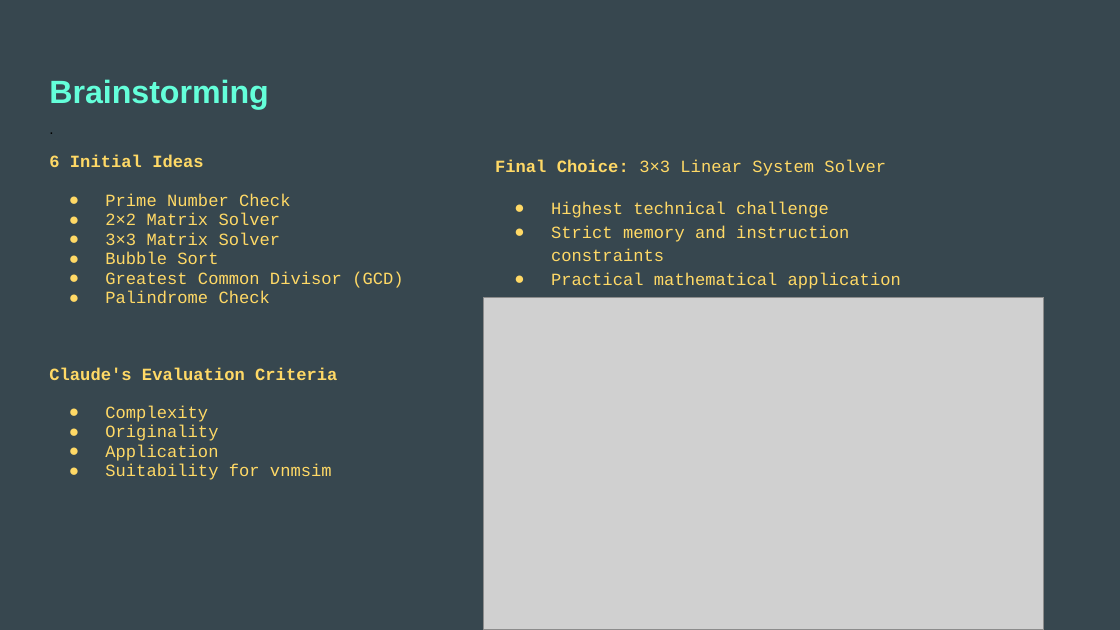
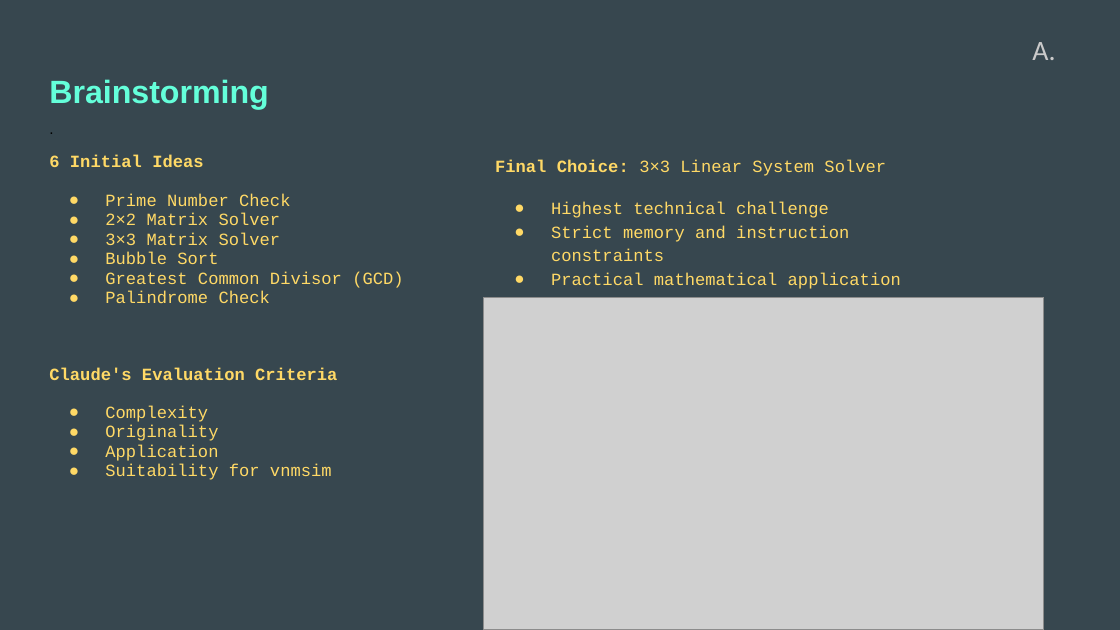
Before and after one commit to TTUlanov/CCSA-61931, a slide deck: slide 2 of TAS.pptx. Drawn at 1120x630 pixels with LibreOffice and Linux fonts; fonts in the diff are those of the drawing; grey boxes stand for pictures. Boxes give left, top, right and bottom in pixels: in the first picture for what was removed or moved away, otherwise in the second. Text is boxed around its words. In the diff, an @@ line names an element or a change of style, - is before the commit and + after.

```diff
--- a/TAS.pptx
+++ b/TAS.pptx
@@ text added at [1032, 42, 1055, 60], 18 pt, text #CACACA @@
+A.
```
Also in this commit, not shown: 9 other slides changed.
